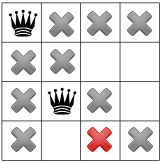
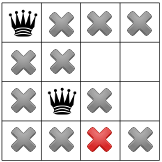
Revision of a layered (162, 162) image; what changed, layer by layer:
painted on "Pasted Layer" over [49, 127, 74, 152]
